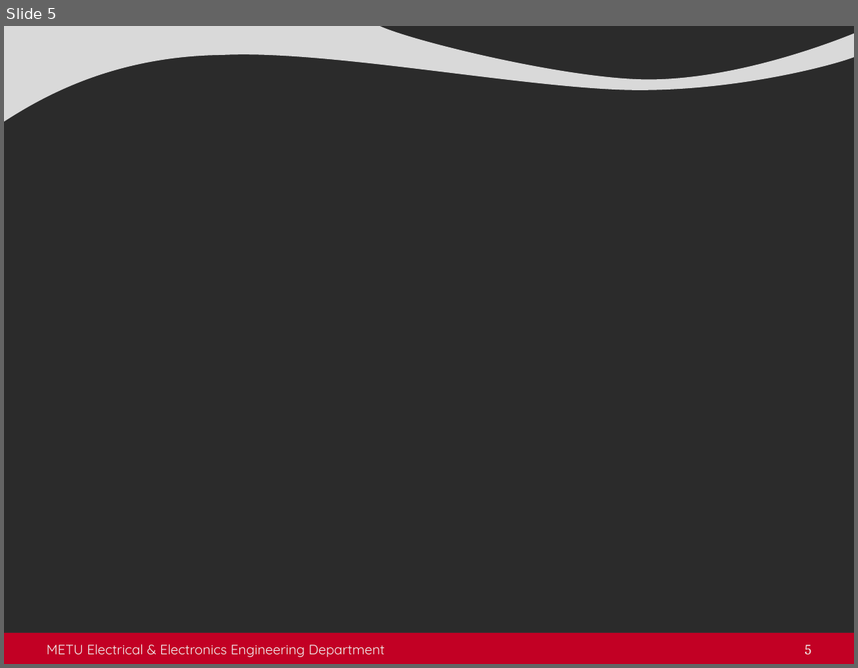
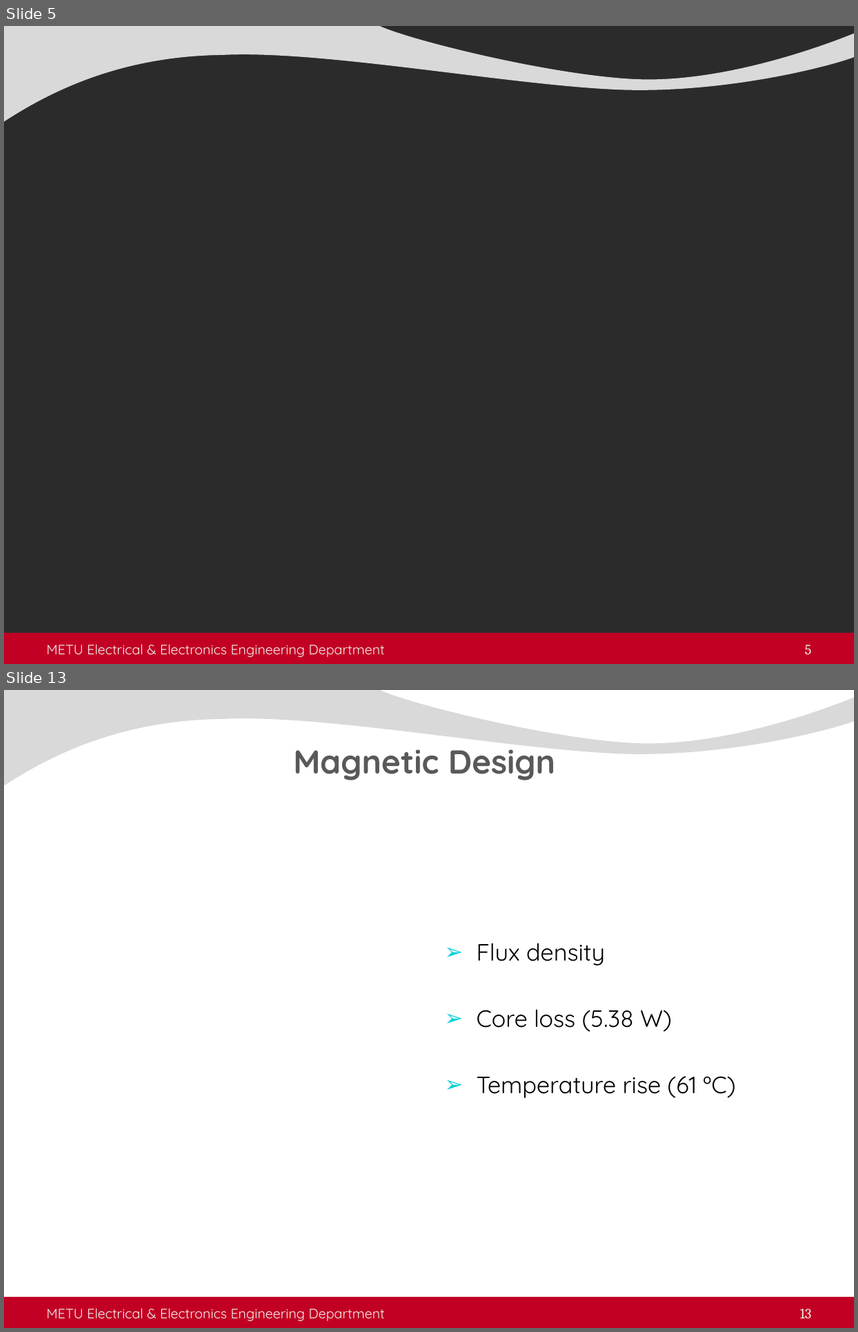
Before and after one commit to busranurkocak/EE464-Term-Project, a slide deck: Presentation/Isolated_presentation.pptx. Shown one above the other, each under a label of ours: slide 5 before the commit, slides 5 and 13 after it; the slides between them are not shown. The pictures are 858x668 and 858x1332 pixels, drawn with LibreOffice and Linux fonts; fonts in the diff are those of the drawing; grey boxes stand for pictures; background and template pictures are left out; a plain dark background stands for a picture behind light text. Boxes give left, top, right and bottom in pixels: in the first picture for what was removed or moved away, otherwise in the second. Text is boxed around its words. In the diff, an @@ line names an element or a change of style, - is before the commit and + after.

Commit message:
Transformer design presentation added.

```diff
--- a/Presentation/Isolated_presentation.pptx
+++ b/Presentation/Isolated_presentation.pptx
@@ slide 13 added at (4,690,854,1328), background picture (left out); not listed: 2 template elements that a slide beside it also shows @@
@@ title added at (293,749,556,780), 28 pt, text #595959, bold @@
+Magnetic Design
@@ text added at (477,943,735,1098), 20 pt, text #000000 @@
+➢ Flux density
+➢ Core loss (5.38 W)
+➢ Temperature rise (61 ºC)
@@ text added at (47,1308,385,1321), 11.5 pt, text #F2F2F2 @@
+METU Electrical & Electronics Engineering Department
@@ page number added at (800,1308,812,1318), 12 pt, text #F2F2F2 @@
+13
```
Also in this commit, not shown: 9 other slides added.
